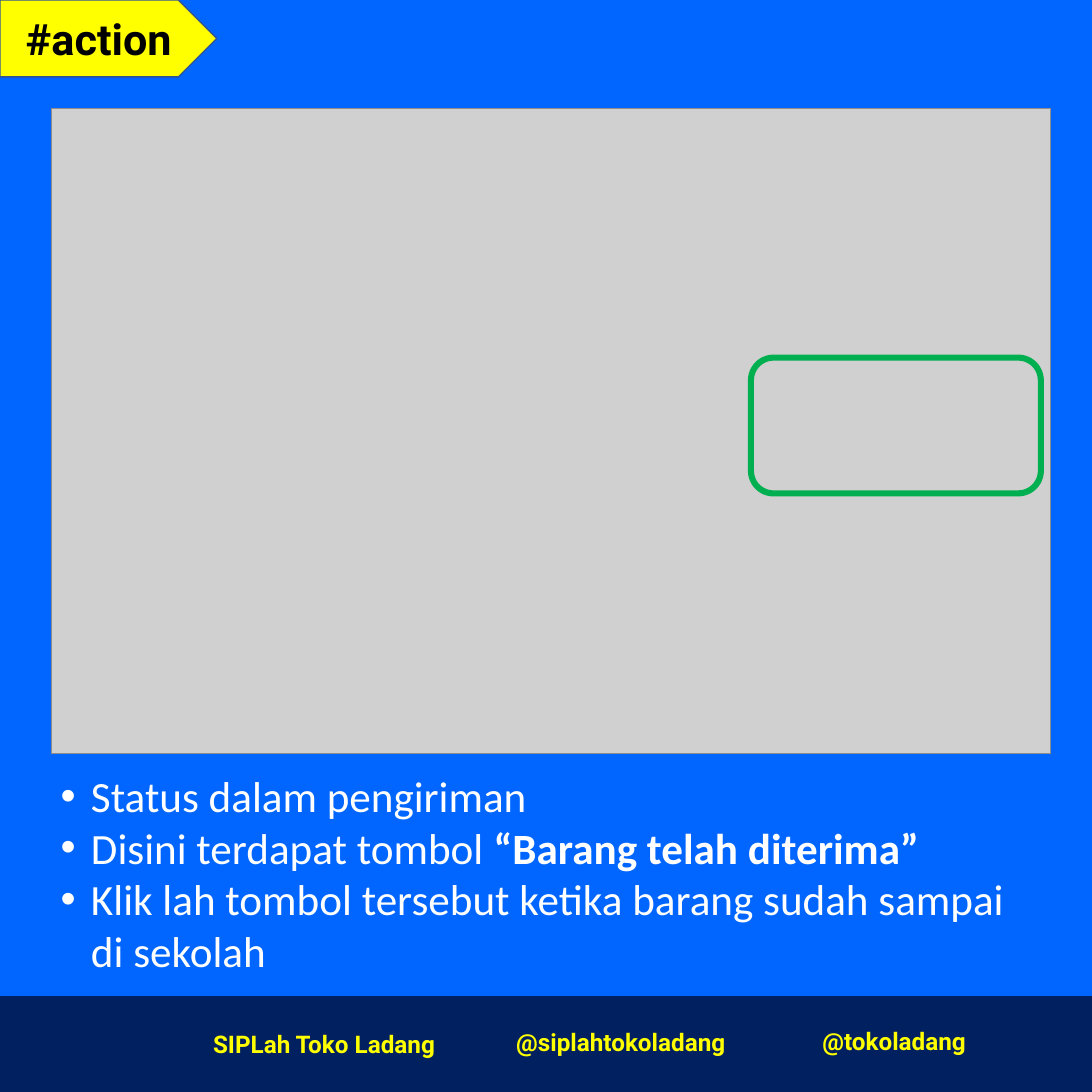
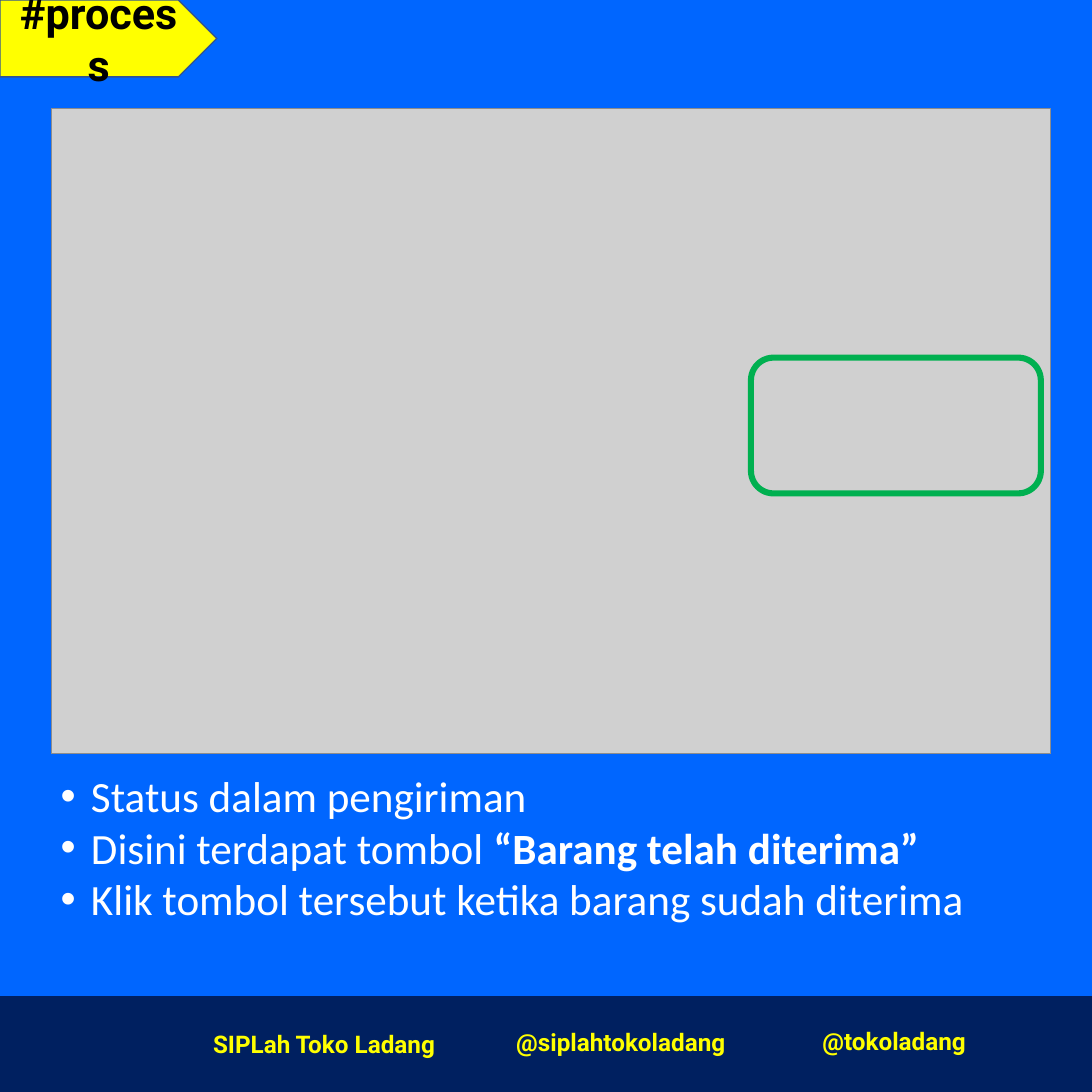
Before and after one commit to mexop99/SOP-Toko-Ladang, a slide deck: slide 8 of sop-pembeli.pptx. Drawn at 1092x1092 pixels with LibreOffice and Linux fonts; fonts in the diff are those of the drawing; grey boxes stand for pictures; background and template pictures are left out. Boxes give left, top, right and bottom in pixels: in the first picture for what was removed or moved away, otherwise in the second. Text is boxed around its words. In the diff, an @@ line names an element or a change of style, - is before the commit and + after.

```diff
--- a/sop-pembeli.pptx
+++ b/sop-pembeli.pptx
@@ text in pentagon arrow at <box>26,23,172,56</box>: text changed @@
-#action
+#process
@@ text at <box>91,885,963,923</box>: text changed @@
-• Klik lah tombol tersebut ketika barang sudah sampai di sekolah
+• Klik tombol tersebut ketika barang sudah diterima
```
Also in this commit, not shown: 11 other slides changed.
